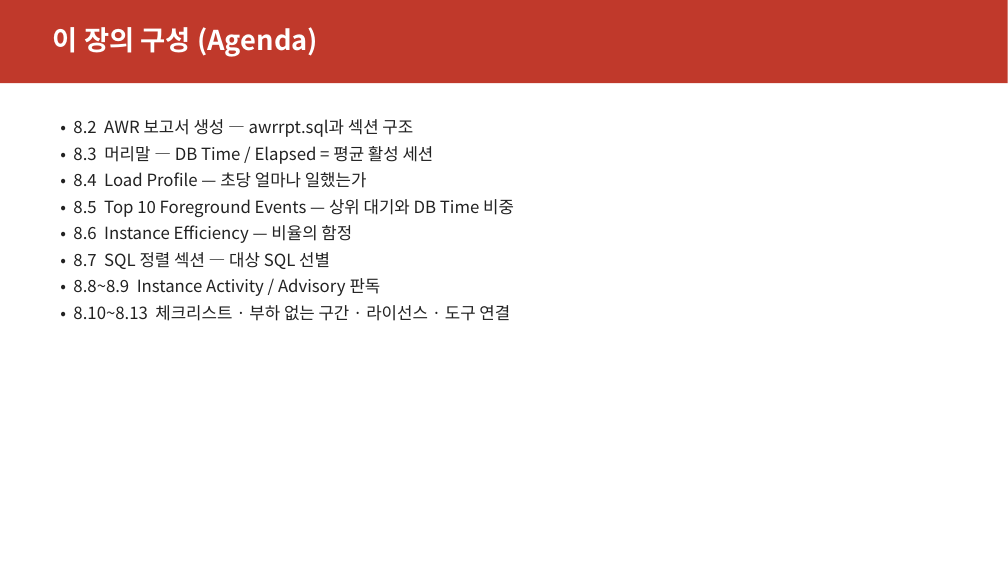
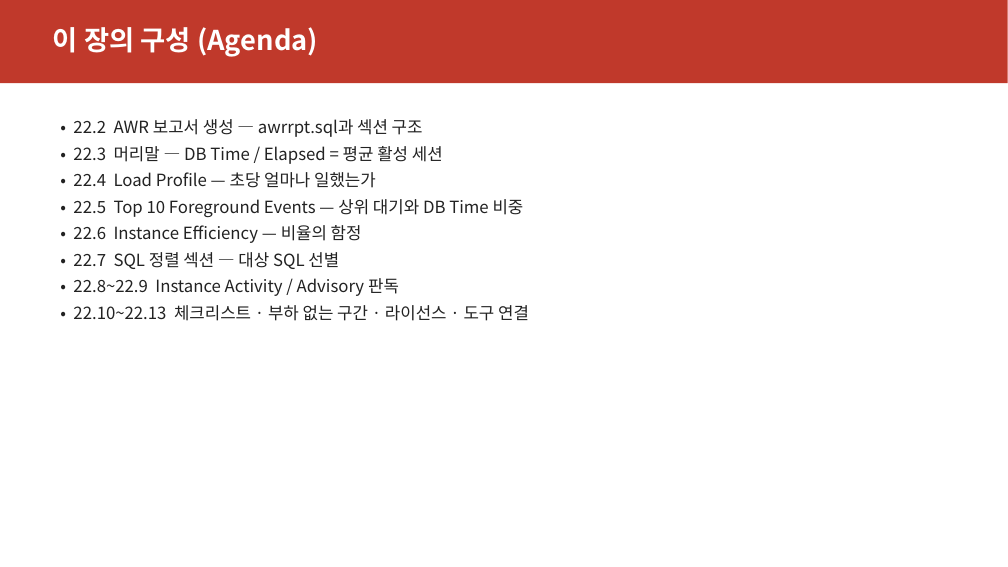
Before and after one commit to elpisk/OracleManual, a slide deck: slide 3 of DBTUNING/ch22_AWR보고서읽기/ch22_AWR보고서읽기.pptx. Drawn at 1008x567 pixels with LibreOffice and Linux fonts; fonts in the diff are those of the drawing. Boxes give left, top, right and bottom in pixels: in the first picture for what was removed or moved away, otherwise in the second. Text is boxed around its words. In the diff, an @@ line names an element or a change of style, - is before the commit and + after.

```diff
--- a/DBTUNING/ch22_AWR보고서읽기/ch22_AWR보고서읽기.pptx
+++ b/DBTUNING/ch22_AWR보고서읽기/ch22_AWR보고서읽기.pptx
@@ text at <box>73,119,529,321</box>: text changed @@
-• 8.2 AWR 보고서 생성 — awrrpt.sql과 섹션 구조
-• 8.3 머리말 — DB Time / Elapsed = 평균 활성 세션
-• 8.4 Load Profile — 초당 얼마나 일했는가
-• 8.5 Top 10 Foreground Events — 상위 대기와 DB Time 비중
-• 8.6 Instance Efficiency — 비율의 함정
-• 8.7 SQL 정렬 섹션 — 대상 SQL 선별
-• 8.8~8.9 Instance Activity / Advisory 판독
-• 8.10~8.13 체크리스트 · 부하 없는 구간 · 라이선스 · 도구 연결
+• 22.2 AWR 보고서 생성 — awrrpt.sql과 섹션 구조
+• 22.3 머리말 — DB Time / Elapsed = 평균 활성 세션
+• 22.4 Load Profile — 초당 얼마나 일했는가
+• 22.5 Top 10 Foreground Events — 상위 대기와 DB Time 비중
+• 22.6 Instance Efficiency — 비율의 함정
+• 22.7 SQL 정렬 섹션 — 대상 SQL 선별
+• 22.8~22.9 Instance Activity / Advisory 판독
+• 22.10~22.13 체크리스트 · 부하 없는 구간 · 라이선스 · 도구 연결
```
Also in this commit, not shown: 7 other slides changed, 39 other files.
